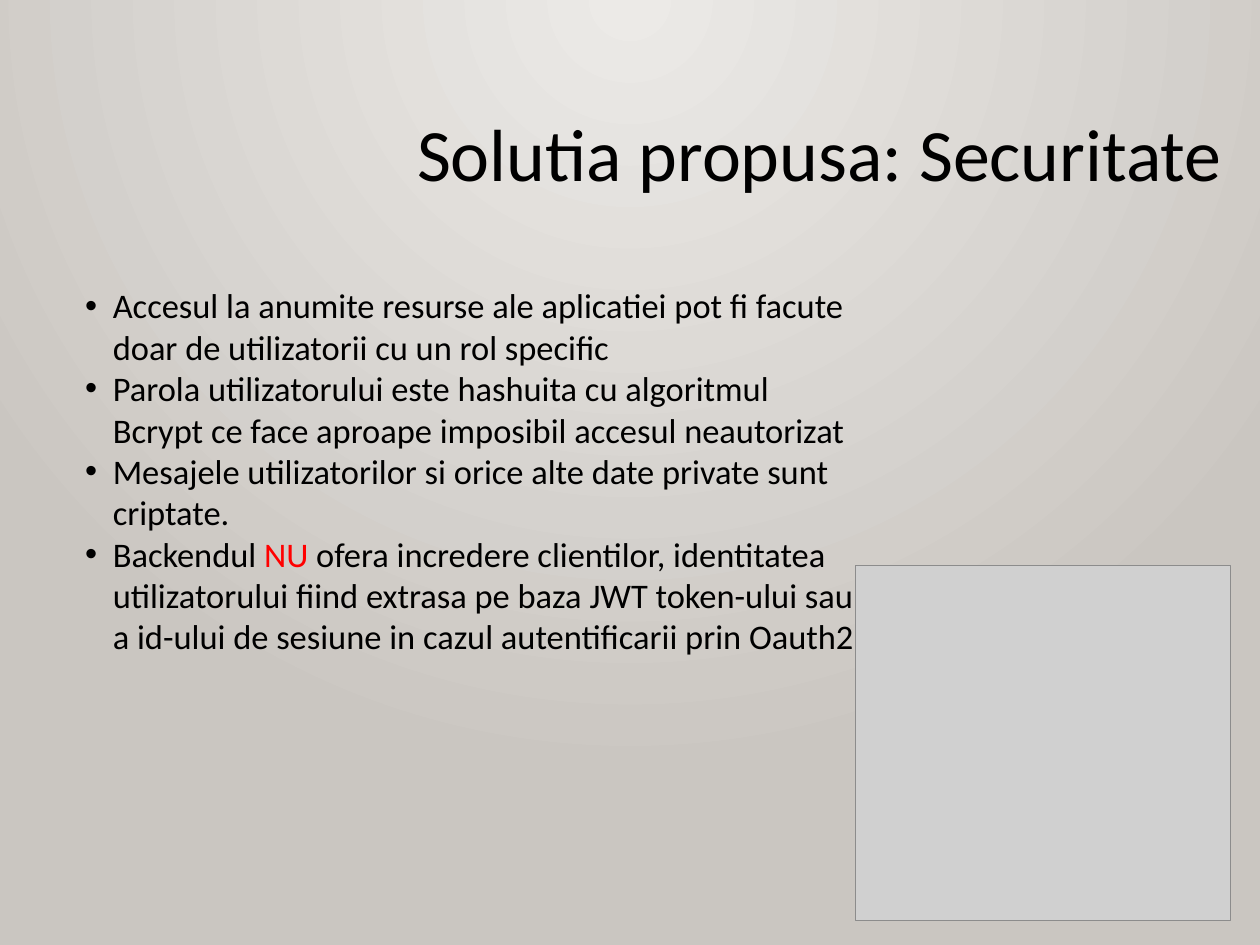
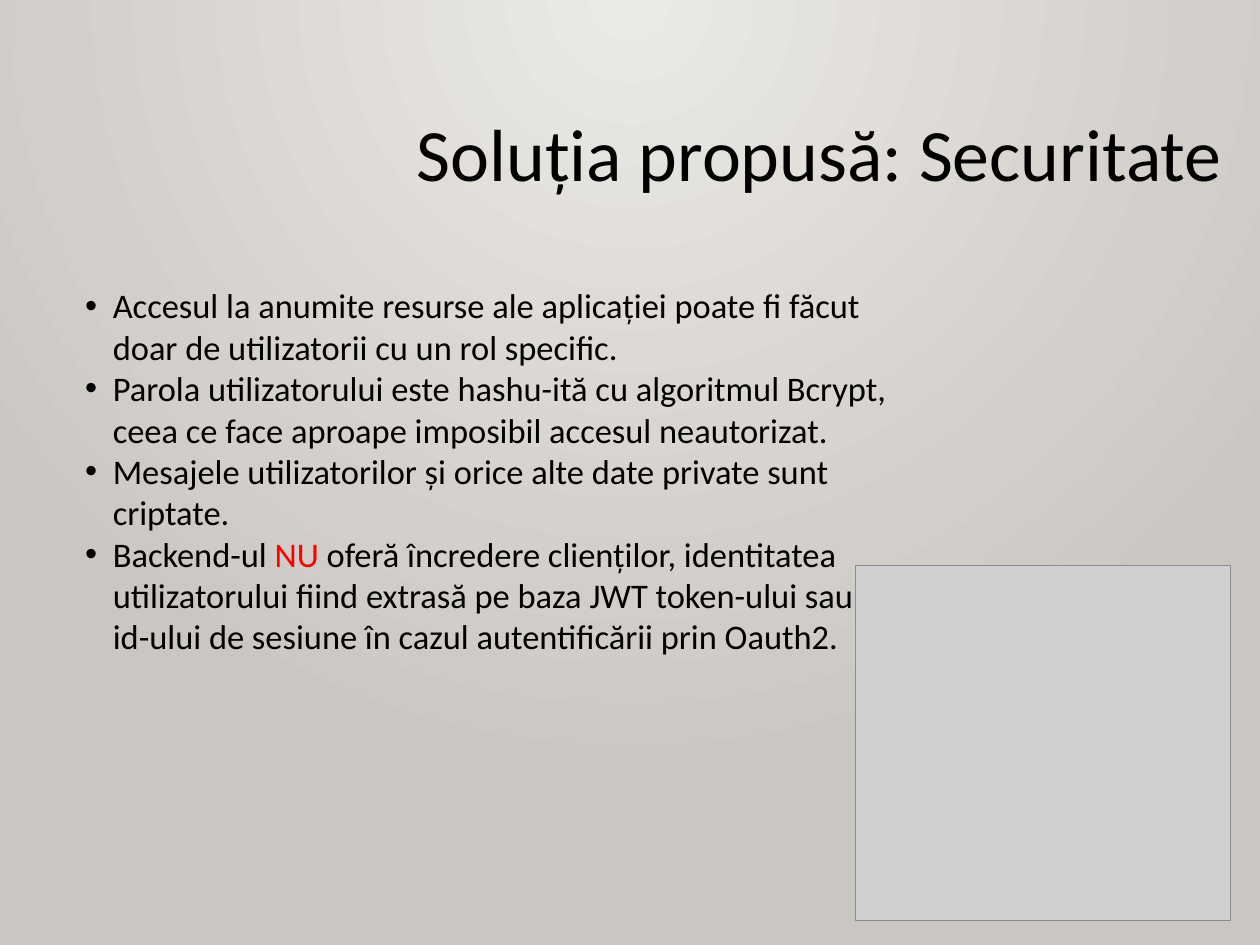
Before and after one commit to AlexandruOlteanu/SwapIt, a slide deck: slide 10 of files/documentation/presentation/Final_Presentation_Alexandru_Olteanu.pptx. Drawn at 1260x945 pixels with LibreOffice and Linux fonts; fonts in the diff are those of the drawing; grey boxes stand for pictures. Boxes give left, top, right and bottom in pixels: in the first picture for what was removed or moved away, otherwise in the second. Text is boxed around its words. In the diff, an @@ line names an element or a change of style, - is before the commit and + after.

```diff
--- a/files/documentation/presentation/Final_Presentation_Alexandru_Olteanu.pptx
+++ b/files/documentation/presentation/Final_Presentation_Alexandru_Olteanu.pptx
@@ text at [417,129,1221,195]: text changed @@
-Solutia propusa: Securitate
+Soluția propusă: Securitate
@@ text at [113,294,886,655]: text changed @@
-• Accesul la anumite resurse ale aplicatiei pot fi facute doar de utilizatorii cu un rol specific
-• Parola utilizatorului este hashuita cu algoritmul Bcrypt ce face aproape imposibil accesul neautorizat
-• Mesajele utilizatorilor si orice alte date private sunt criptate.
-• Backendul NU ofera incredere clientilor, identitatea utilizatorului fiind extrasa pe baza JWT token-ului sau a id-ului de sesiune in cazul autentificarii prin Oauth2
+• Accesul la anumite resurse ale aplicației poate fi făcut doar de utilizatorii cu un rol specific.
+• Parola utilizatorului este hashu-ită cu algoritmul Bcrypt, ceea ce face aproape imposibil accesul neautorizat.
+• Mesajele utilizatorilor și orice alte date private sunt criptate.
+• Backend-ul NU oferă încredere clienților, identitatea utilizatorului fiind extrasă pe baza JWT token-ului sau a id-ului de sesiune în cazul autentificării prin Oauth2.
```
Also in this commit, not shown: 11 other slides changed, 1 slide added, 1 slide removed.
